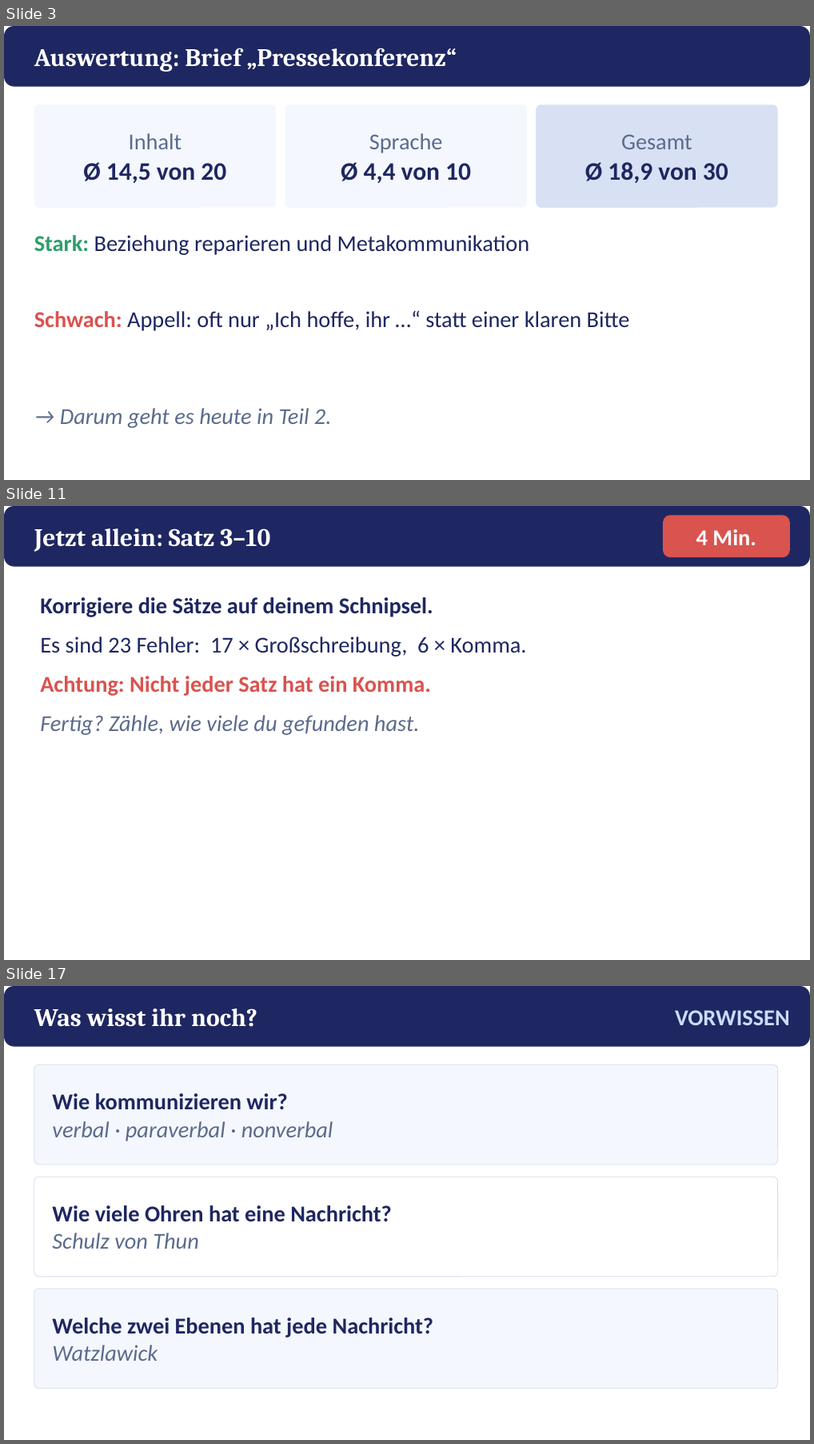
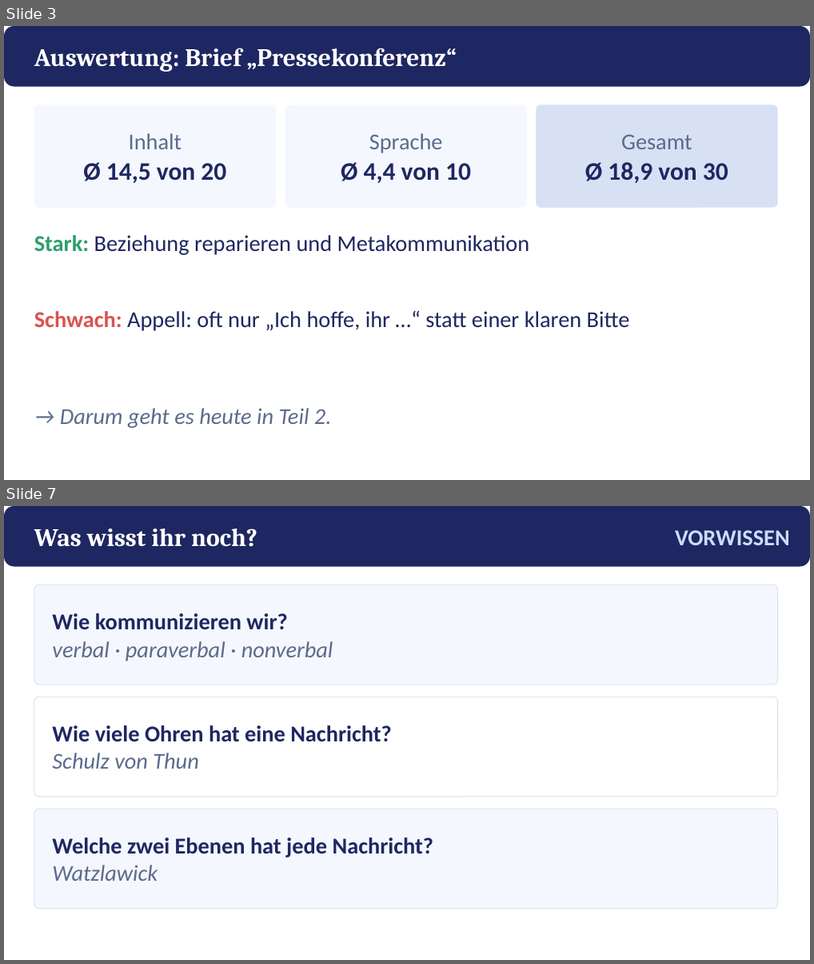
Before and after one commit to golzkonstantin-gif/Schule, a slide deck: Deutsch_11/Kafka_Appell/Praesentation_Kafkas_Appell.pptx. Shown one above the other, each under a label of ours: slides 3, 11 and 17 before the commit, slides 3 and 7 after it; the slides between them are not shown. The pictures are 814x1444 and 814x964 pixels, drawn with LibreOffice and Linux fonts; fonts in the diff are those of the drawing. Boxes give left, top, right and bottom in pixels: in the first picture for what was removed or moved away, otherwise in the second. Text is boxed around its words. In the diff, an @@ line names an element or a change of style, - is before the commit and + after.

```diff
--- a/Deutsch_11/Kafka_Appell/Praesentation_Kafkas_Appell.pptx
+++ b/Deutsch_11/Kafka_Appell/Praesentation_Kafkas_Appell.pptx
@@ slide 11 removed at bbox=[4, 506, 810, 960], background #FFFFFF @@
@@ rounded rectangle removed at bbox=[4, 506, 810, 567] @@
@@ text removed at bbox=[34, 528, 270, 552] @@
-Jetzt allein: Satz 3–10
@@ rounded rectangle removed at bbox=[663, 515, 790, 557] @@
@@ text removed at bbox=[697, 529, 756, 545] @@
-4 Min.
@@ text removed at bbox=[40, 597, 526, 735] @@
-Korrigiere die Sätze auf deinem Schnipsel.
-Es sind 23 Fehler: 17 × Großschreibung, 6 × Komma.
-Achtung: Nicht jeder Satz hat ein Komma.
-Fertig? Zähle, wie viele du gefunden hast.
@@ what was slide 17 is now slide 7 @@
```
Also in this commit, not shown: 6 slides changed, 9 other slides removed, 14 other files.
